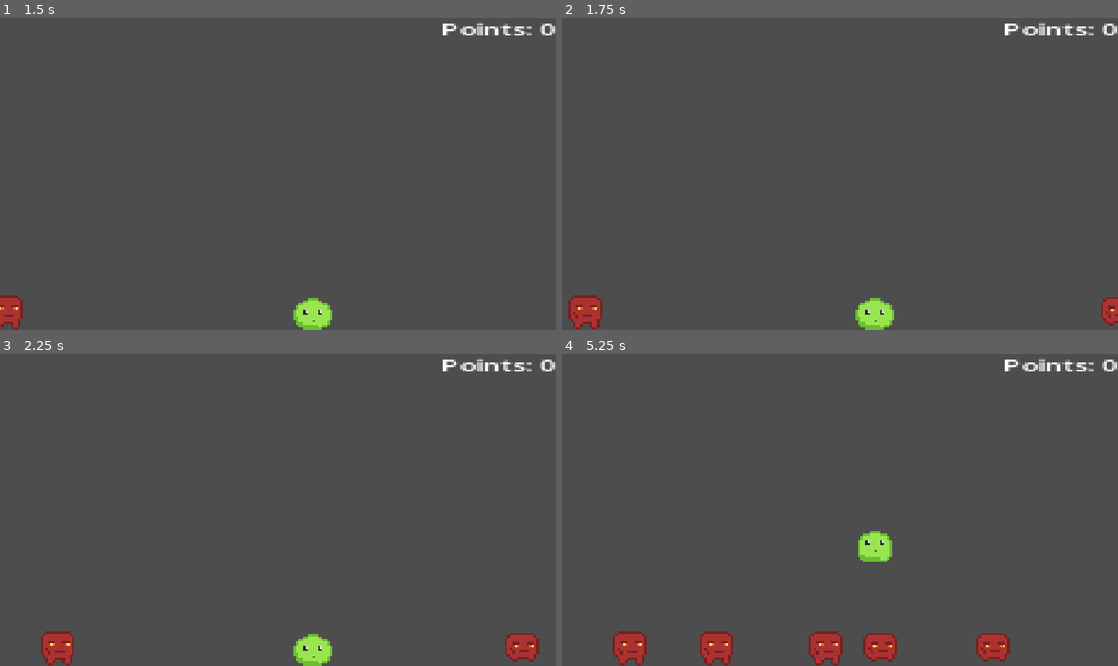
Above: before the commit, frames 1-4 (two rows, left to right).
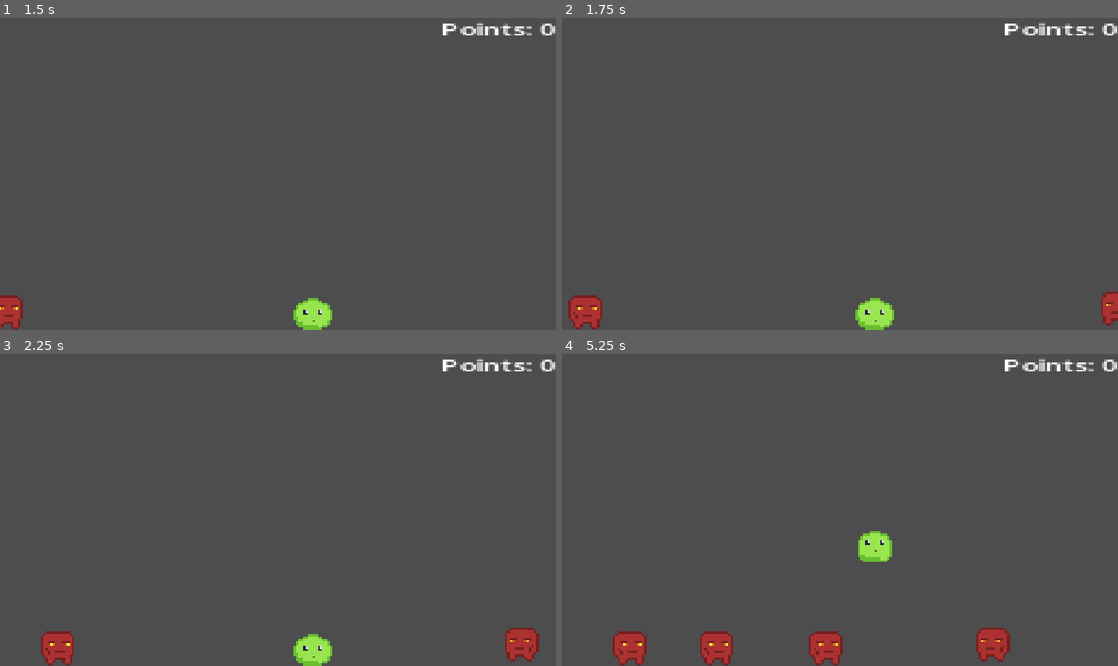
Above: after the commit, the same moments.

Repository: gnampfkuchen-oss/King-of-Blob
Game: Godot game, scene res://Scenes/main.tscn
Two runs of this game, one before a commit and one after it. Both use one fixed random seed, a clock stepped at 60 frames per second and the inputs below.
Inputs:
- Up to frame 1 (1.5 s): hold Right (right) from 0.53 s (still down)
- Up to frame 2 (1.75 s): keep holding Right (right)
- Up to frame 3 (2.25 s): release Right (right) at 2.03 s; hold Left (left) from 2.03 s (still down)
- Up to frame 4 (5.25 s): release Left (left) at 2.78 s; hold Right (right) 2.78-4.28 s; hold Left (left) 4.28-5.03 s; hold Right (right) from 5.03 s (still down)

Frame 1 is identical in both runs. In frame 2, 0.2% of the frame differs, in the area x 97-100%, y 87-99%; in frame 3, 0.3%; in frame 4, 0.8%, in the area x 54-81%, y 87-99%.

Commit message:
new

Diff:
--- a/new-game-project/Scripts/enemy_1_L.gd
+++ b/new-game-project/Scripts/enemy_1_L.gd
@@ -15,7 +15,9 @@
 
 
 func _on_body_entered(body: Node2D) -> void:
-	if body.name == "player":
+	if body.name == "Player":
 		$AnimatedSprite2D.play("smashed")
-		await get_tree().create_timer(1.0).timeout
+		await get_tree().create_timer(0.2).timeout
+		speed = 0
+		await get_tree().create_timer(0.3).timeout
 		queue_free()
--- a/new-game-project/Scripts/enemy_1_R.gd
+++ b/new-game-project/Scripts/enemy_1_R.gd
@@ -3,6 +3,8 @@
 
 # Called when the node enters the scene tree for the first time.
 func _ready() -> void:
+	$AnimatedSprite2D.flip_h = true
+	$AnimatedSprite2D.play("default")
 	speed = randf_range(-100, -200)
 	await get_tree().create_timer(20.0).timeout
 	queue_free()
@@ -14,7 +16,9 @@
 
 
 func _on_body_entered(body: Node2D) -> void:
-	if body.name == "player":
+	if body.name == "Player":
 		$AnimatedSprite2D.play("smashed")
-		await get_tree().create_timer(1.0).timeout
+		await get_tree().create_timer(0.1).timeout
+		speed = 0
+		await get_tree().create_timer(0.3).timeout
 		queue_free()
Not shown, added: new-game-project/Scenes/enemy_1_L.gd.uid
Not shown, added: new-game-project/Scenes/enemy_1_R.gd.uid
